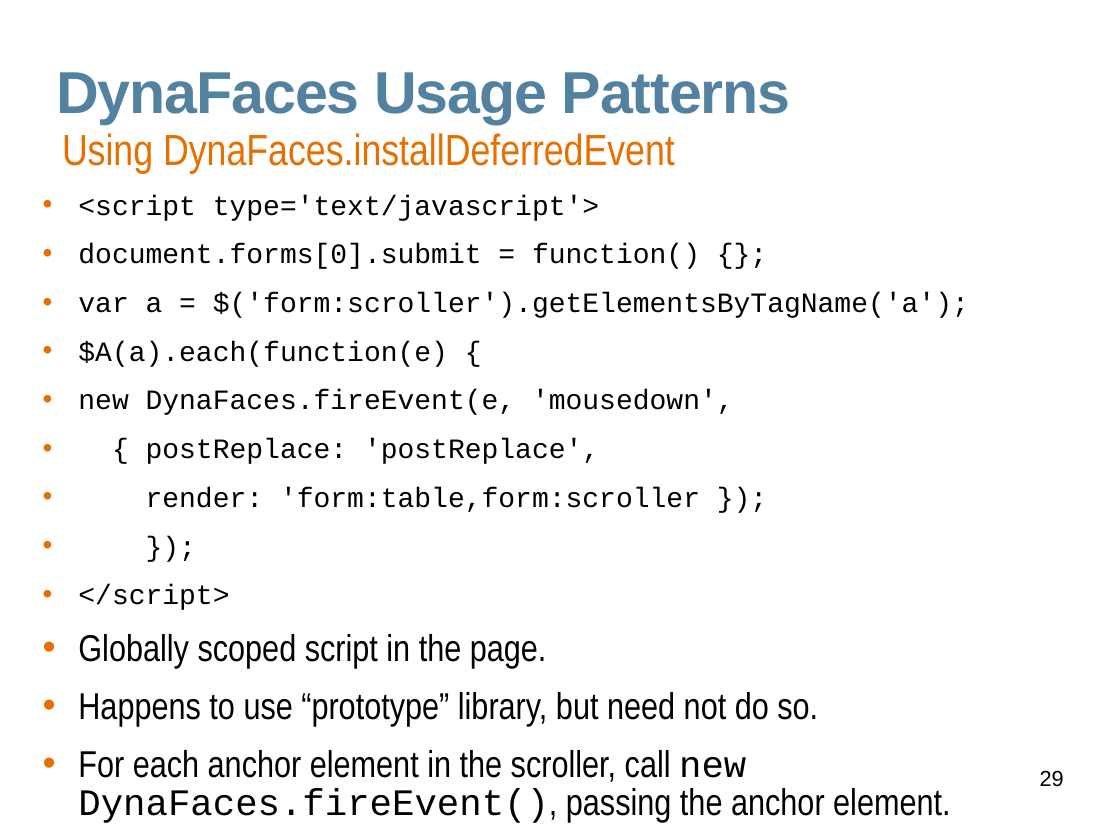
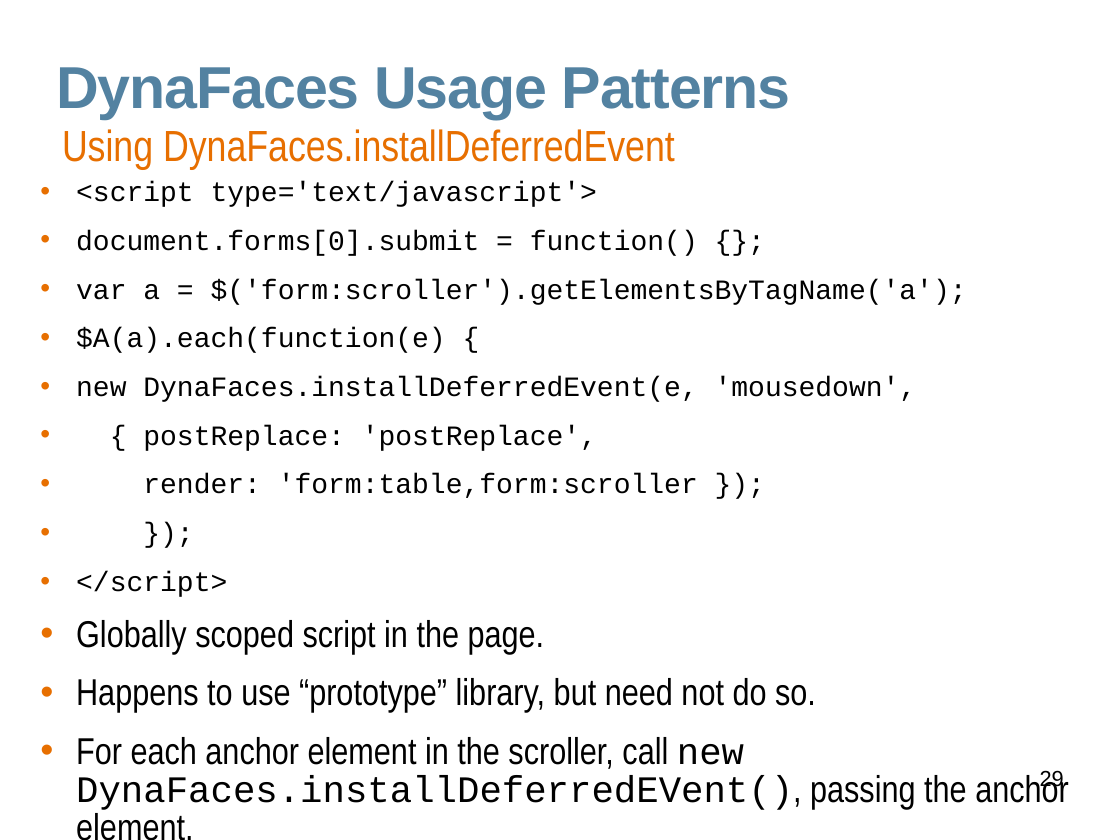
Before and after one commit to javaee/javaserverfaces-extensions, a slide deck: slide 29 of www/slides/dynafaces-advanced.odp. Drawn at 1120x840 pixels with LibreOffice and Linux fonts; fonts in the diff are those of the drawing; background and template pictures are left out. Boxes give left, top, right and bottom in pixels: in the first picture for what was removed or moved away, otherwise in the second. Text is boxed around its words. In the diff, an @@ line names an element or a change of style, - is before the commit and + after.

```diff
--- a/www/slides/dynafaces-advanced.odp
+++ b/www/slides/dynafaces-advanced.odp
@@ title "DynaFaces Usage Patterns": place and size @@
-title "DynaFaces Usage Patterns" at [56,72,791,124]
+title "DynaFaces Usage Patterns" at [56,67,791,119]
@@ text "Using DynaFaces.installDeferredEvent": place and size @@
-text "Using DynaFaces.installDeferredEvent" at [62,133,675,174]
+text "Using DynaFaces.installDeferredEvent" at [62,129,675,169]
@@ text "<script type='text/javascript'>": place and size @@
-text "<script type='text/javascript'>" at [78,195,969,823]
+text "<script type='text/javascript'>" at [76,181,1069,810]
@@ text at [76,376,917,402]: text changed @@
-• new DynaFaces.fireEvent(e, 'mousedown',
+• new DynaFaces.installDeferredEvent(e, 'mousedown',
@@ text at [76,737,1069,810]: text changed @@
-• For each anchor element in the scroller, call new DynaFaces.fireEvent(), passing the anchor element.
+• For each anchor element in the scroller, call new DynaFaces.installDeferredEVent(), passing the anchor element.
```
Also in this commit, not shown: 2 other slides changed, 1 other file.
